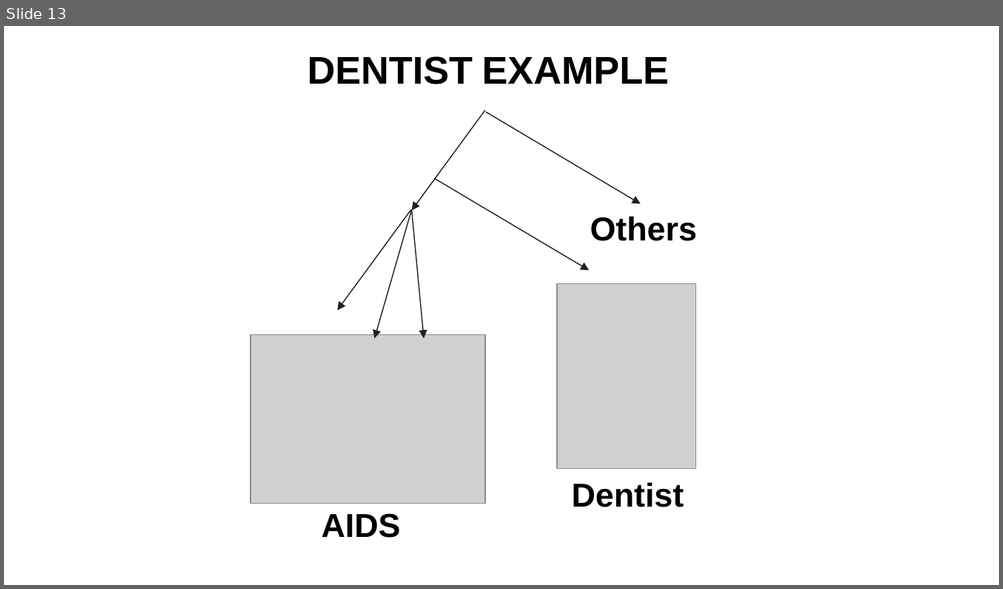
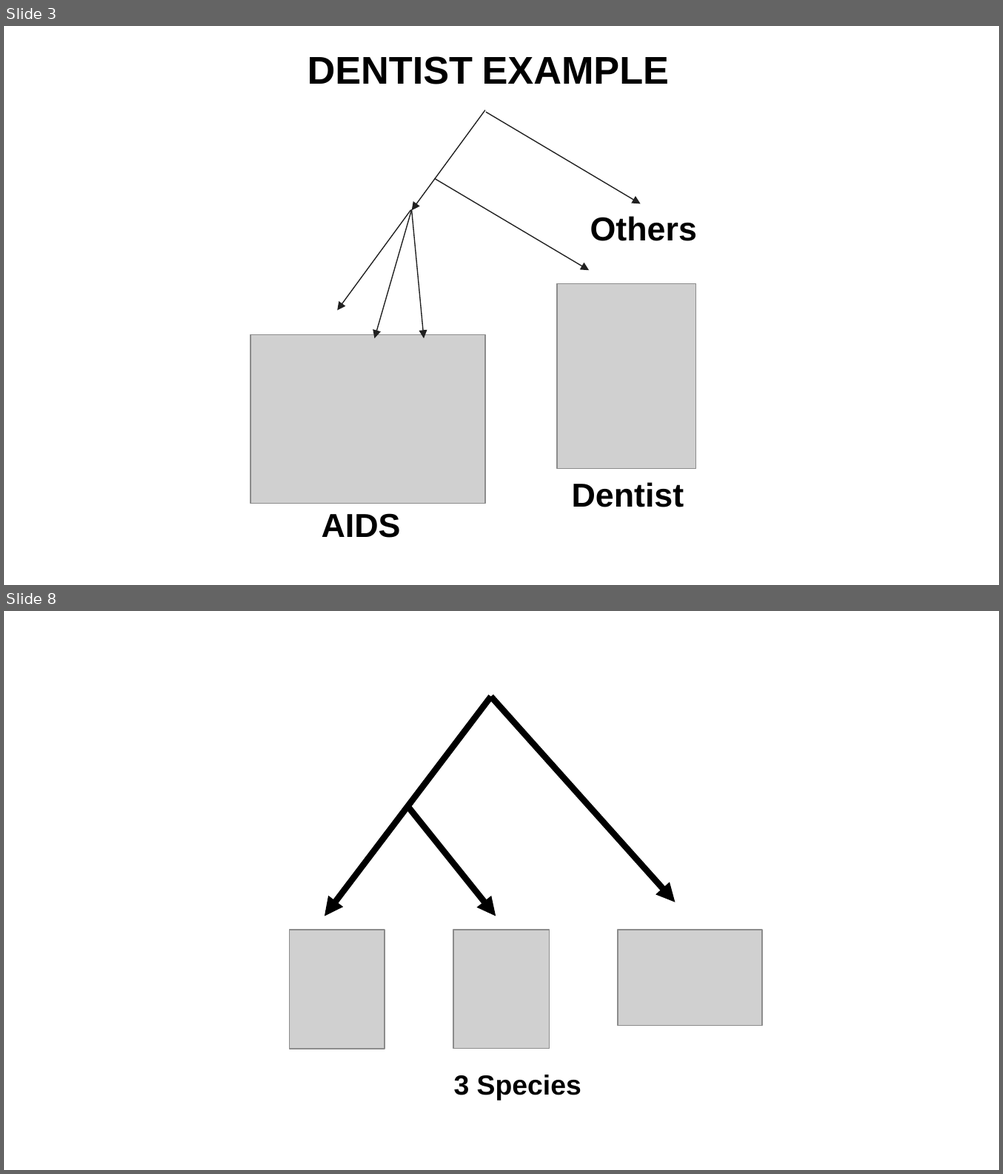
Before and after one commit to iharnoor/PhylogeneticNetworks, a slide deck: Notes/Research.PPTX. Shown one above the other, each under a label of ours: slide 13 before the commit, slides 3 and 8 after it; the slides between them are not shown. The pictures are 1003x589 and 1003x1174 pixels, drawn with LibreOffice and Linux fonts; fonts in the diff are those of the drawing; grey boxes stand for pictures. Boxes give left, top, right and bottom in pixels: in the first picture for what was removed or moved away, otherwise in the second. Text is boxed around its words. In the diff, an @@ line names an element or a change of style, - is before the commit and + after.

```diff
--- a/Notes/Research.PPTX
+++ b/Notes/Research.PPTX
@@ slide 8 added at (4,611,999,1170), background #FFFFFF @@
@@ arrow added from (490, 697) to (324, 917), #000000 4.5 pt @@
@@ arrow added from (490, 697) to (674, 903), #000000 4.5 pt @@
@@ arrow added from (408, 807) to (495, 917), #000000 4.5 pt @@
@@ picture added at (290,930,385,1050) @@
@@ picture added at (453,930,549,1048) @@
@@ picture added at (617,930,762,1027) @@
@@ text added at (454,1075,581,1101), 20 pt, text #000000, bold @@
+3 Species
@@ what was slide 13 is now slide 3 @@
```
Also in this commit, not shown: 3 slides changed, 14 other slides added, 14 slides removed.
